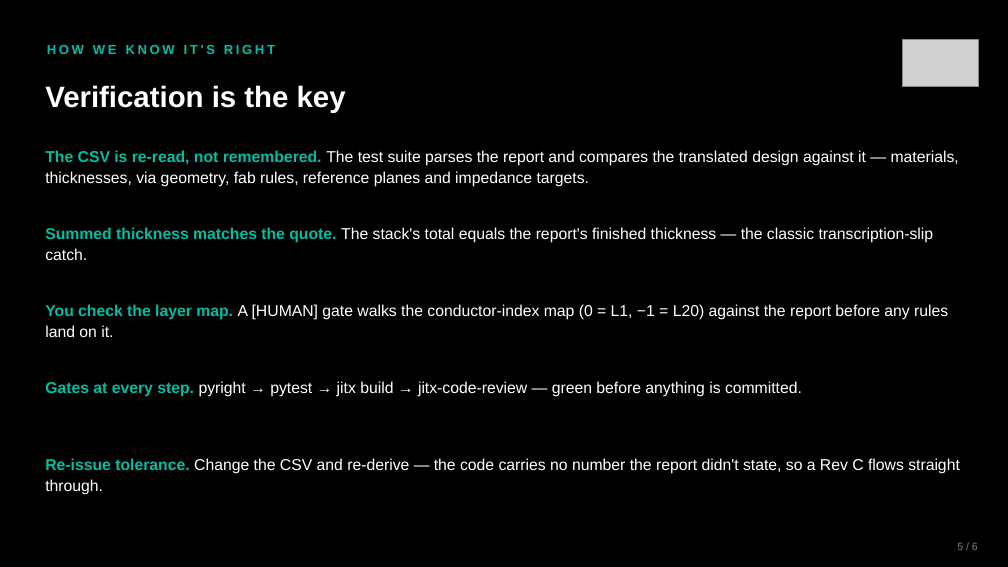
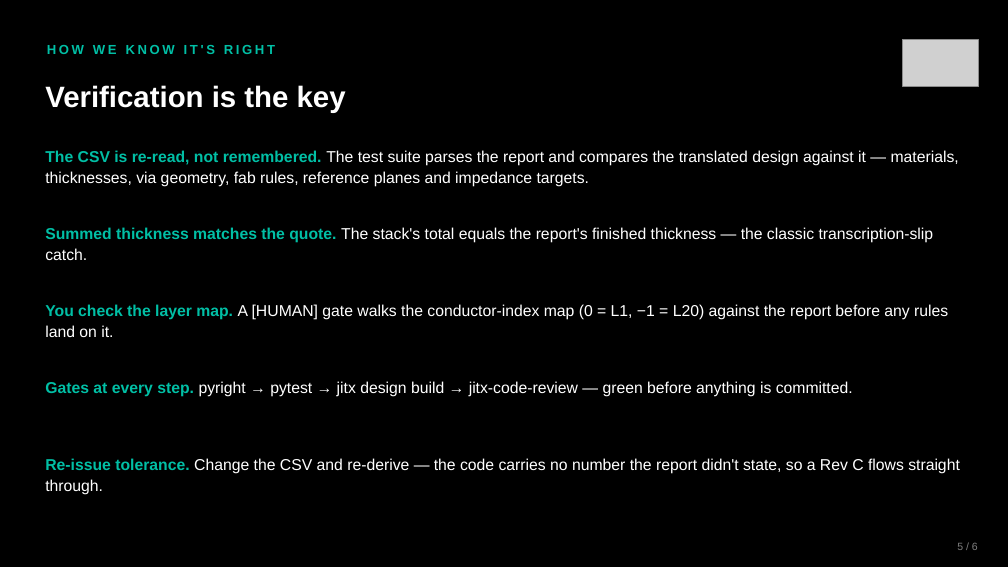
Before and after one commit to JITx-Inc/jitx-examples, a slide deck: slide 5 of jumpstart-kits/js1-stackup-components/part1-stackup/JS1_Part1_Stackup_Presentation.pptx. Drawn at 1008x567 pixels with LibreOffice and Linux fonts; fonts in the diff are those of the drawing; grey boxes stand for pictures. Boxes give left, top, right and bottom in pixels: in the first picture for what was removed or moved away, otherwise in the second. Text is boxed around its words. In the diff, an @@ line names an element or a change of style, - is before the commit and + after.

```diff
--- a/jumpstart-kits/js1-stackup-components/part1-stackup/JS1_Part1_Stackup_Presentation.pptx
+++ b/jumpstart-kits/js1-stackup-components/part1-stackup/JS1_Part1_Stackup_Presentation.pptx
@@ text at <box>45,381,853,397</box>: text changed @@
-Gates at every step. pyright → pytest → jitx build → jitx-code-review — green before anything is committed.
+Gates at every step. pyright → pytest → jitx design build → jitx-code-review — green before anything is committed.
```
Also in this commit, not shown: 18 other files.
